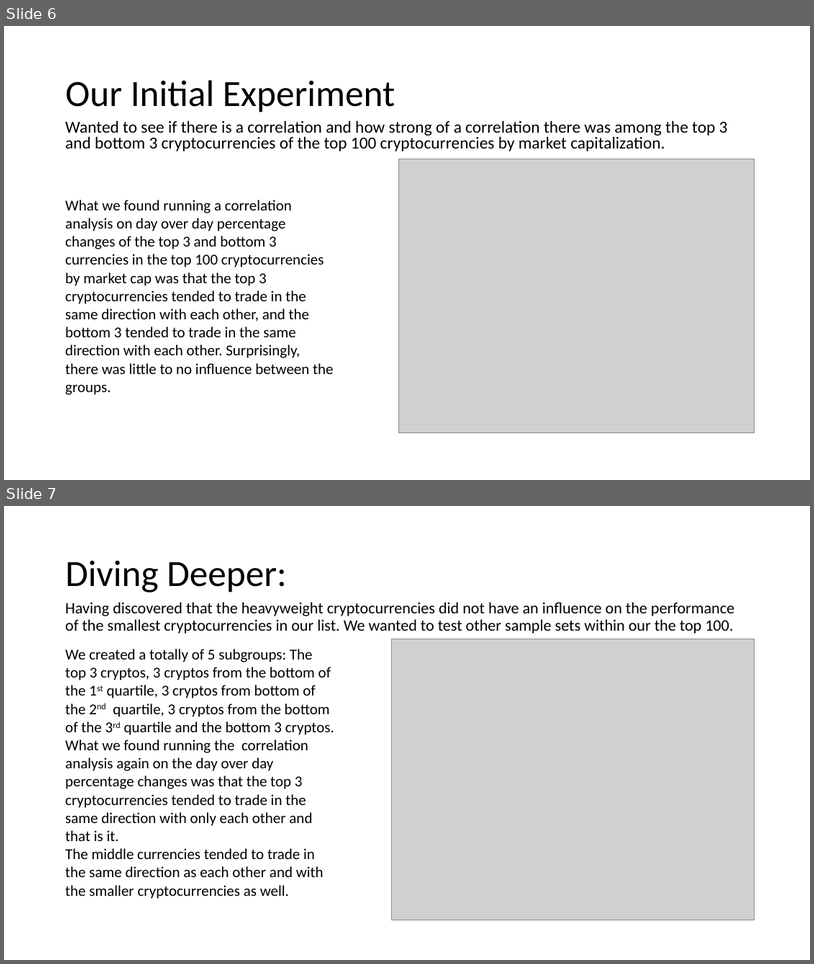
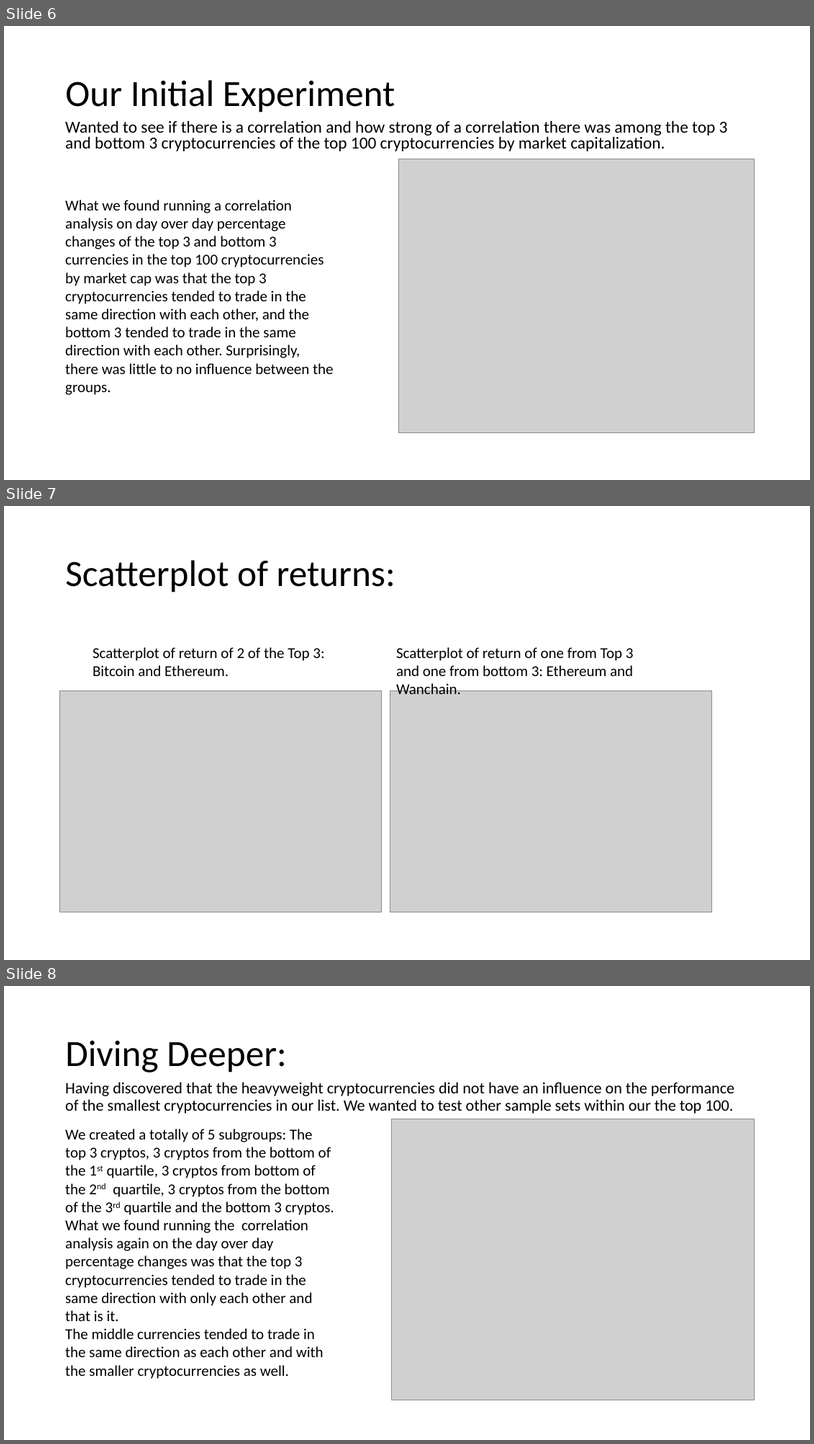
Before and after one commit to kevzha/CryptoAnalysis, a slide deck: Crypto Presentation .ppt. Shown one above the other, each under a label of ours: slides 6 and 7 before the commit, slides 6, 7 and 8 after it. The pictures are 814x964 and 814x1444 pixels, drawn with LibreOffice and Linux fonts; fonts in the diff are those of the drawing; grey boxes stand for pictures. Boxes give left, top, right and bottom in pixels: in the first picture for what was removed or moved away, otherwise in the second. Text is boxed around its words. In the diff, an @@ line names an element or a change of style, - is before the commit and + after.

```diff
--- a/Crypto Presentation .ppt
+++ b/Crypto Presentation .ppt
@@ slide 7 added at (x1=4, y1=506, x2=810, y2=960), background #FFFFFF @@
@@ title added at (x1=65, y1=560, x2=396, y2=592), 44 pt, text #000000 @@
+Scatterplot of returns:
@@ text added at (x1=93, y1=647, x2=324, y2=676), 18 pt, text #000000 @@
+Scatterplot of return of 2 of the Top 3: Bitcoin and Ethereum.
@@ text added at (x1=396, y1=647, x2=634, y2=694), 18 pt, text #000000 @@
+Scatterplot of return of one from Top 3 and one from bottom 3: Ethereum and Wanchain.
@@ picture added at (x1=59, y1=691, x2=382, y2=911) @@
@@ picture added at (x1=390, y1=691, x2=712, y2=911) @@
@@ what was slide 7 is now slide 8 @@
```
Also in this commit, not shown: 3 other slides added, 5 other files.
